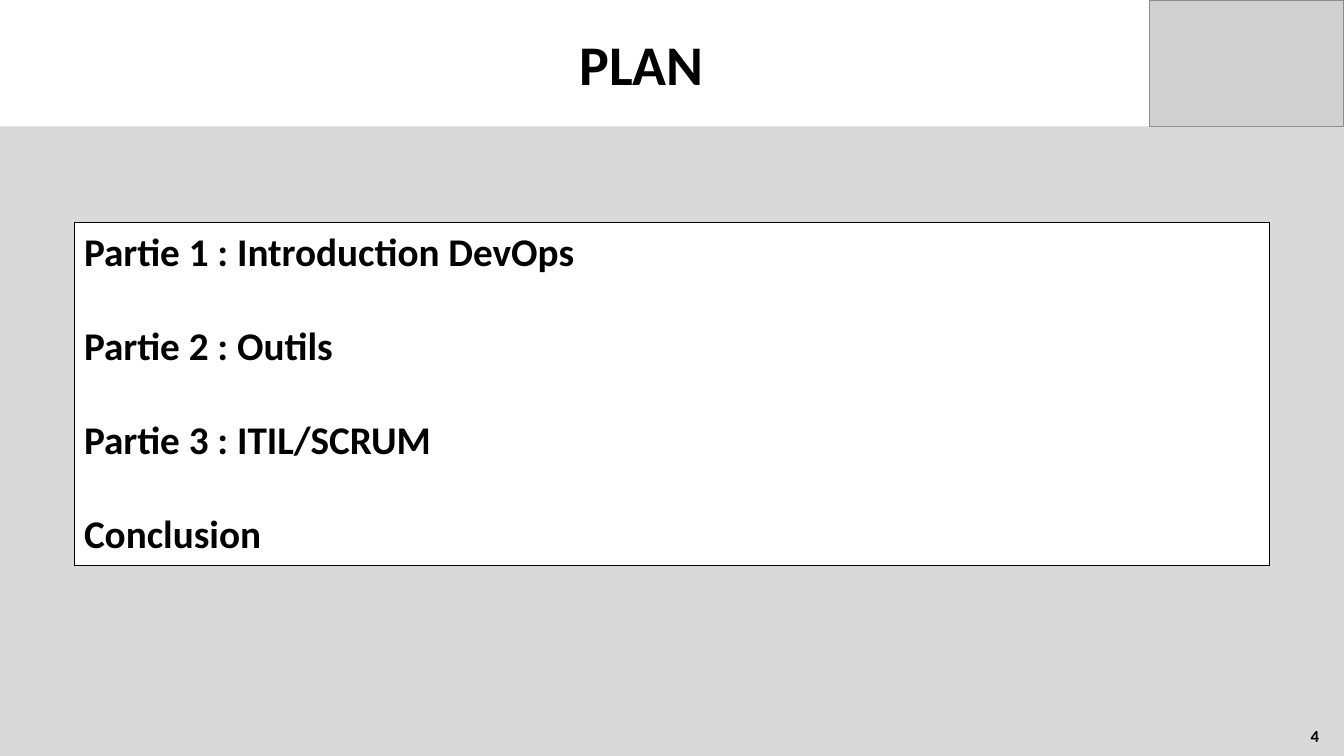
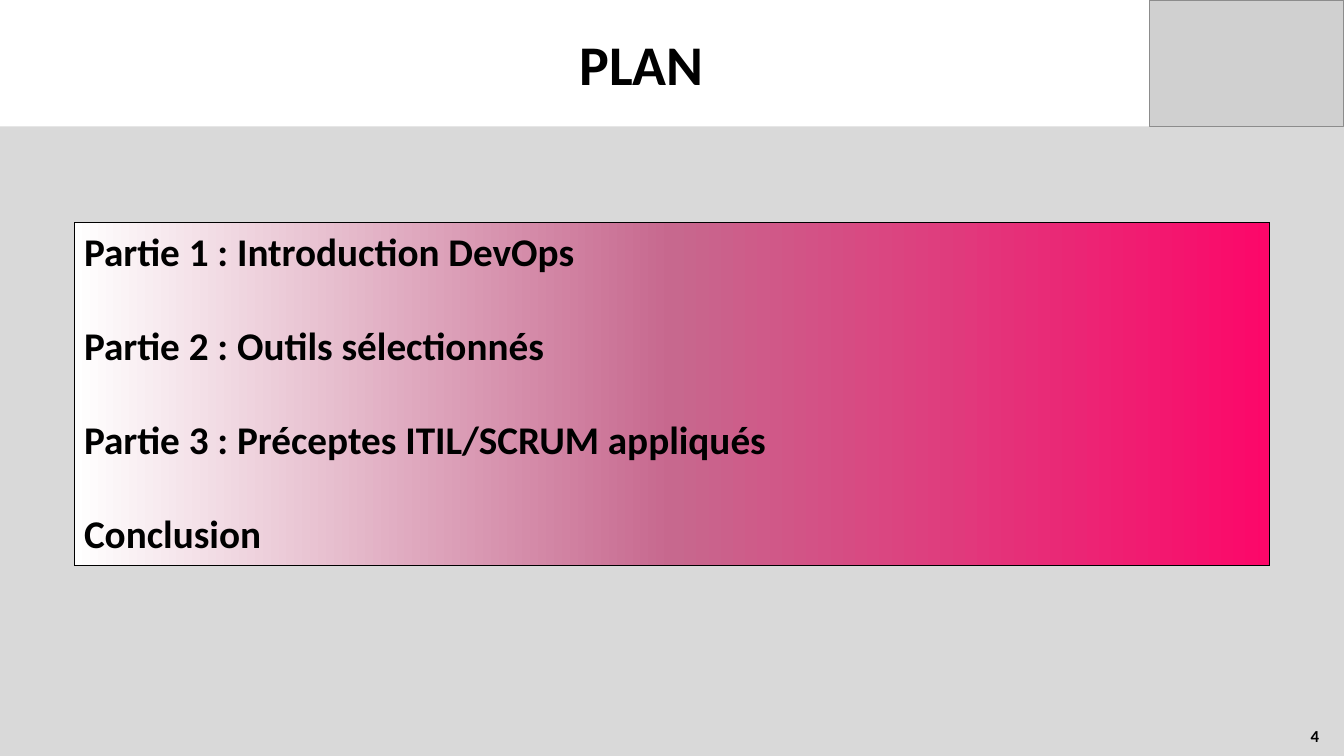
Before and after one commit to AITcorporation/Presentation-DevOps, a slide deck: slide 4 of Presentation.pptx. Drawn at 1344x756 pixels with LibreOffice and Linux fonts; fonts in the diff are those of the drawing; grey boxes stand for pictures. Boxes give left, top, right and bottom in pixels: in the first picture for what was removed or moved away, otherwise in the second. Text is boxed around its words. In the diff, an @@ line names an element or a change of style, - is before the commit and + after.

```diff
--- a/Presentation.pptx
+++ b/Presentation.pptx
@@ rectangle "Partie 1 : Introduction DevOps" at <box>75,223,1270,566</box>: fill #FFFFFF to gradient #FC0769 to #C7688E to #FFFFFF @@
@@ text in rectangle at <box>84,332,766,460</box>: text changed @@
-Partie 2 : Outils
-Partie 3 : ITIL/SCRUM
+Partie 2 : Outils sélectionnés
+Partie 3 : Préceptes ITIL/SCRUM appliqués
```
Also in this commit, not shown: 11 other slides changed.
